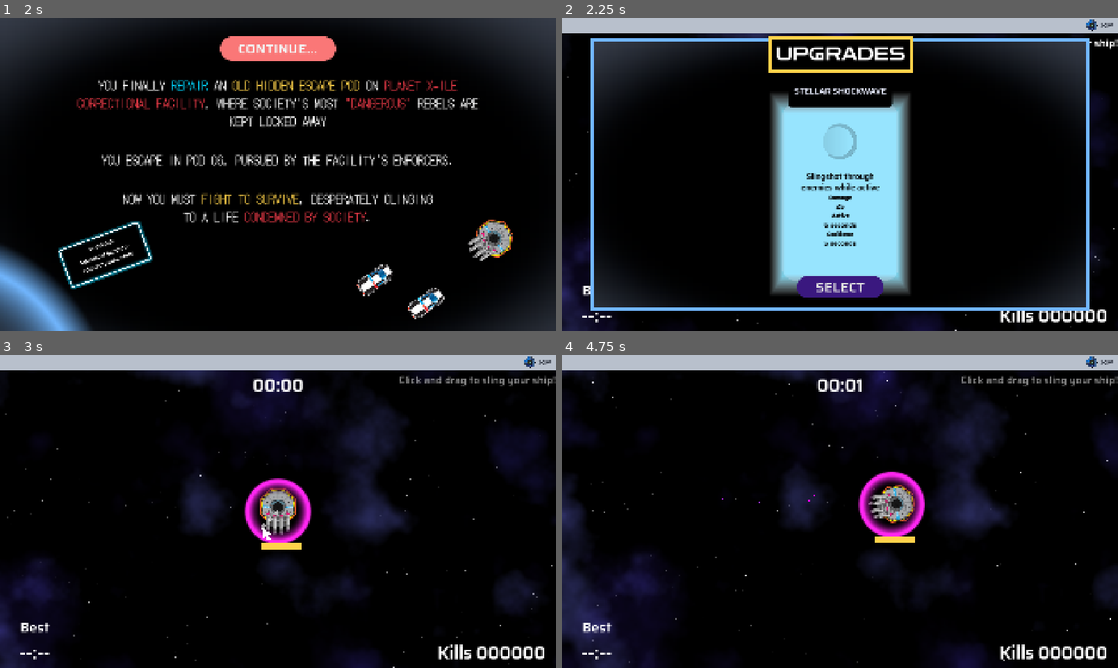
Above: before the commit, frames 1-4 (two rows, left to right).
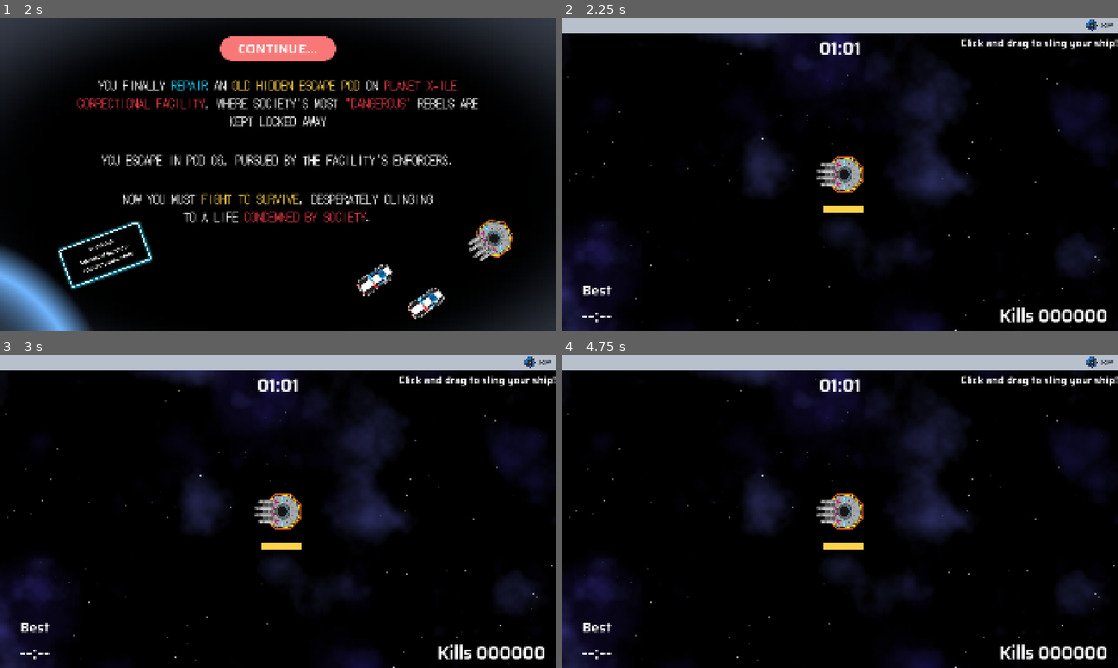
Above: after the commit, the same moments.

Repository: two-sticks-and-a-rock/space-arcade
Game: Godot game, scene res://scenes/main_menu.tscn
Same seed, same stepped clock (60 frames per second), same inputs: the game is played once before the commit and once after it.
Inputs (mouse positions are in pixels of both pictures, inside the frame that each line leads up to):
- Up to frame 1 (2 s): click "START" at 0.5 s; click "SKIP" at 1.25 s
- Up to frame 2 (2.25 s): click "CONTINUE..." at 2 s
- Up to frame 3 (3 s): click (278, 624) at 2.75 s, where only the run before the commit has a clickable "SELECT"
- Up to frame 4 (4.75 s): tap Enter at 3.5 s; move the mouse to (962, 495) at 3.52 s; press the mouse at (962, 495) at 3.53 s; hold Right (move_right) 3.53-4.28 s; move the mouse to (728, 527) at 4.27 s; release the mouse at (728, 527) at 4.28 s; hold Down (move_back) from 4.28 s (still down); tap Space (sling_release) at 4.35 s

Frame 1 is identical in both runs. In frame 2, 31% of the frame differs, in the area x 5-95%, y 5-94%; in frame 3, 2.4%; in frame 4, 19%.
Error after the commit: Parse Error: Variable "on_panel_pressed" has the same name as a previously declared variable. (res://scenes/ui/upgrade_panel.gd:22)

Commit message:
starting weapon menu improvements

Diff:
--- a/scenes/main.tscn
+++ b/scenes/main.tscn
@@ -5,6 +5,7 @@
 [ext_resource type="PackedScene" uid="uid://b1c8lbi40g0up" path="res://scenes/enemies/enemy.tscn" id="2_tbgi4"]
 [ext_resource type="PackedScene" uid="uid://cekmijf83xupg" path="res://scenes/player/player.tscn" id="3_jyhfs"]
 [ext_resource type="PackedScene" uid="uid://cn4ty02lxqjoc" path="res://scenes/space_background/space_background.tscn" id="3_tbgi4"]
+[ext_resource type="PackedScene" uid="uid://cit5ai4x7l25n" path="res://scenes/ui/tutorial/starting_weapon_menu.tscn" id="6_tefeu"]
 
 [node name="Main" type="Node2D" unique_id=252374006]
 script = ExtResource("1_tefeu")
@@ -21,3 +22,6 @@
 
 [node name="player" parent="." unique_id=2109895852 instance=ExtResource("3_jyhfs")]
 unique_name_in_owner = true
+
+[node name="StartingWeapon" parent="." unique_id=1651193659 instance=ExtResource("6_tefeu")]
+visible = false
--- /dev/null
+++ b/scenes/ui/tutorial/starting_weapon_menu.gd
@@ -0,0 +1,39 @@
+extends CanvasLayer
+
+var starting_weapon_scene : PackedScene = load("res://scenes/player/player_weapons/ram_shield/ram_shield.tscn")
+@onready var upgrade_panel_scene : PackedScene = load("res://scenes/ui/upgrade_panel.tscn")
+@onready var h_container : HBoxContainer = $PanelContainer/MarginContainer/VBoxContainer/HBoxContainer
+@onready var continue_button : Button = $PanelContainer/MarginContainer/VBoxContainer/ContinueButton
+
+var starting_weapon : PlayerWeapon
+
+func create_start_weapon_upgrade_menu():
+	visible = true
+
+	var upgrade_panel : MarginContainer = upgrade_panel_scene.instantiate()
+	# upgrade_panel.custom_minimum_size.x = 800
+	# upgrade_panel.custom_maximum_size.x = 800
+
+	upgrade_panel.upgrade_name = starting_weapon.display_name
+	upgrade_panel.img_filepath = starting_weapon.weapon_img_path
+	upgrade_panel.mechanics = [starting_weapon.description] as Array[String]
+	for mechanic in starting_weapon.base_mechanics:
+		upgrade_panel.mechanics.append(mechanic as String)
+	upgrade_panel.show_button = false
+
+	h_container.add_child(upgrade_panel)
+	h_container.move_child(upgrade_panel, 0)
+
+func _on_continue_pressed():
+	var player = get_tree().root.get_node("Main/player")
+	player.add_child(starting_weapon)
+	EventBus.start_tutorial.emit()
+	visible = false
+	get_tree().paused = false
+
+func _ready():
+	continue_button.pressed.connect(_on_continue_pressed)
+	starting_weapon = starting_weapon_scene.instantiate() as PlayerWeapon
+	visible = false
+	if !EventBus.get_starting_weapon.is_connected(create_start_weapon_upgrade_menu):
+		EventBus.get_starting_weapon.connect(create_start_weapon_upgrade_menu)
--- /dev/null
+++ b/scenes/ui/tutorial/starting_weapon_menu.tscn
@@ -0,0 +1,72 @@
+[gd_scene format=3 uid="uid://cit5ai4x7l25n"]
+
+[ext_resource type="Script" uid="uid://b4w7rqmm3fgs1" path="res://scenes/ui/tutorial/starting_weapon_menu.gd" id="1_arbmg"]
+[ext_resource type="Theme" uid="uid://bgbg745kbdvs" path="res://scenes/ui/themes/menu_panel.tres" id="2_arbmg"]
+[ext_resource type="Theme" uid="uid://bin02r2f4xqh2" path="res://scenes/ui/themes/secondary_button.tres" id="3_yoea8"]
+
+[sub_resource type="LabelSettings" id="LabelSettings_arbmg"]
+font_size = 36
+font_color = Color(0.9019608, 0.91764706, 0.9843137, 1)
+
+[sub_resource type="LabelSettings" id="LabelSettings_hwnpr"]
+font_size = 36
+font_color = Color(1, 0.5411765, 0, 1)
+
+[node name="StartingWeapon" type="CanvasLayer" unique_id=1651193659]
+process_mode = 2
+layer = 2
+script = ExtResource("1_arbmg")
+
+[node name="PanelContainer" type="PanelContainer" parent="." unique_id=795516997]
+custom_minimum_size = Vector2(0, 840)
+anchors_preset = 15
+anchor_right = 1.0
+anchor_bottom = 1.0
+offset_left = 97.0
+offset_top = 96.0
+offset_right = -95.0
+offset_bottom = -96.0
+grow_horizontal = 2
+grow_vertical = 2
+theme = ExtResource("2_arbmg")
+
+[node name="Panel" type="Panel" parent="PanelContainer" unique_id=1913156313]
+layout_mode = 2
+
+[node name="MarginContainer" type="MarginContainer" parent="PanelContainer" unique_id=1847737050]
+layout_mode = 2
+theme_override_constants/margin_left = 16
+theme_override_constants/margin_top = 16
+theme_override_constants/margin_right = 16
+theme_override_constants/margin_bottom = 16
+
+[node name="VBoxContainer" type="VBoxContainer" parent="PanelContainer/MarginContainer" unique_id=1420900529]
+layout_mode = 2
+
+[node name="ContinueButton" type="Button" parent="PanelContainer/MarginContainer/VBoxContainer" unique_id=994090016]
+show_behind_parent = true
+custom_minimum_size = Vector2(300, 0)
+layout_mode = 2
+size_flags_horizontal = 4
+size_flags_vertical = 0
+theme = ExtResource("3_yoea8")
+text = "CONTINUE"
+
+[node name="HBoxContainer" type="HBoxContainer" parent="PanelContainer/MarginContainer/VBoxContainer" unique_id=1881144327]
+layout_mode = 2
+alignment = 1
+
+[node name="Text" type="HBoxContainer" parent="PanelContainer/MarginContainer/VBoxContainer/HBoxContainer" unique_id=1230071001]
+layout_mode = 2
+size_flags_vertical = 4
+alignment = 1
+
+[node name="Label" type="Label" parent="PanelContainer/MarginContainer/VBoxContainer/HBoxContainer/Text" unique_id=1284626772]
+layout_mode = 2
+text = "YOUR FIRST WEAPON IS THE "
+label_settings = SubResource("LabelSettings_arbmg")
+
+[node name="Label2" type="Label" parent="PanelContainer/MarginContainer/VBoxContainer/HBoxContainer/Text" unique_id=1358114313]
+layout_mode = 2
+text = "STELLAR SHOCKWAVE"
+label_settings = SubResource("LabelSettings_hwnpr")
--- a/scenes/ui/upgrade_menu.gd
+++ b/scenes/ui/upgrade_menu.gd
@@ -3,9 +3,6 @@
 @onready var upgrade_panel_scene : PackedScene = load("res://scenes/ui/upgrade_panel.tscn")
 @onready var h_container : HBoxContainer = $PanelContainer/MarginContainer/VBoxContainer/HBoxContainer
 var hit_max_level = false
-
-var starting_weapon_scene : PackedScene = load("res://scenes/player/player_weapons/ram_shield/ram_shield.tscn")
-@onready var heal_label : Label = $PanelContainer/MarginContainer/VBoxContainer/HealLabel
 
 @onready var misc_upgrades_node : Node2D = $ConsumableUpgrades
 
@@ -91,8 +88,6 @@
 	return sliced.slice(0, num_to_choose)
 
 func populate_upgrade_panels():
-	heal_label.visible = true
-
 	var player = get_tree().root.get_node("Main/player")
 	var player_weapons = player.get_children().filter(
 		func(child):
@@ -125,7 +120,7 @@
 				choice.applied = true
 				weapon._reinstantiate_weapon()
 
-				if (processed.all_possible_upgrades_length + new_weapons.size() <= 1):
+				if (processed.all_possible_upgrades_length <= 1 && new_weapons.length + new_weapons.size() <= 1):
 					hit_max_level = true
 				EventBus.finish_level_up.emit()
 				_on_player_finish_level_up()
@@ -169,24 +164,6 @@
 	visible = false
 	get_tree().paused = false
 
-func create_start_weapon_upgrade_menu():
-	visible = true
-	heal_label.visible = false
-
-	var player = get_tree().root.get_node("Main/player")
-	var starting_weapon = starting_weapon_scene.instantiate() as PlayerWeapon
-
-	var upgrade_panel : MarginContainer = upgrade_panel_scene.instantiate()
-	upgrade_panel.upgrade_name = starting_weapon.display_name if starting_weapon.display_name != null else starting_weapon.name
-	upgrade_panel.img_filepath = starting_weapon.weapon_img_path
-	upgrade_panel.description = starting_weapon.description
-	upgrade_panel.mechanics = starting_weapon.base_mechanics
-	upgrade_panel.on_panel_pressed = func():
-		player.add_child(starting_weapon)
-		EventBus.start_tutorial.emit()
-		_on_player_finish_level_up()
-	h_container.add_child(upgrade_panel)
-
 func new_upgrade_menu():
 	visible = false
 	clear_upgrade_panels()
@@ -203,9 +180,6 @@
 	if !EventBus.switch_scenes.is_connected(_on_switch_scenes):
 		EventBus.switch_scenes.connect(_on_switch_scenes)
 
-	if !EventBus.get_starting_weapon.is_connected(create_start_weapon_upgrade_menu):
-		EventBus.get_starting_weapon.connect(create_start_weapon_upgrade_menu)
-
 	if(!EventBus.level_up.is_connected(_on_player_level_up)):
 		EventBus.level_up.connect(_on_player_level_up)
 
--- a/scenes/ui/upgrade_panel.gd
+++ b/scenes/ui/upgrade_panel.gd
@@ -6,6 +6,7 @@
 
 @onready var mechanics_container: VBoxContainer = $VSplitContainer/VBoxContainer/MechanicsContainer/VBoxContainer
 @onready var button : Button = $VSplitContainer/Button as Button
+var show_button : bool = true
 
 @onready var mechanic_label_scene : PackedScene = load("res://scenes/ui/upgrade_mechanics_text.tscn")
 @onready var mechanic_subheader_label_scene : PackedScene = load("res://scenes/ui/upgrade_mechanics_subheader.tscn")
@@ -18,6 +19,7 @@
 @export var description : String = ""
 
 var on_panel_pressed: Callable
+var on_panel_pressed: Callable = func(): pass
 
 func _ready():
 	name_label.text = upgrade_name
@@ -38,4 +40,7 @@
 		var mechanic_label = mechanic_label_scene.instantiate() as Label
 		mechanic_label.text = mechanic.mechanic_value
 		mechanics_container.add_child(mechanic_label)
+
+	if !show_button:
+		button.visible = false
 	button.pressed.connect(on_panel_pressed)
--- a/scenes/ui/upgrade_panel.tscn
+++ b/scenes/ui/upgrade_panel.tscn
@@ -55,6 +55,8 @@
 
 [node name="VSplitContainer" type="VSplitContainer" parent="." unique_id=227808025]
 layout_mode = 2
+split_offsets = PackedInt32Array(243)
+split_offset = 243
 
 [node name="VBoxContainer" type="VBoxContainer" parent="VSplitContainer" unique_id=817815659]
 layout_mode = 2
Not shown, added: scenes/ui/tutorial/starting_weapon_menu.gd.uid
